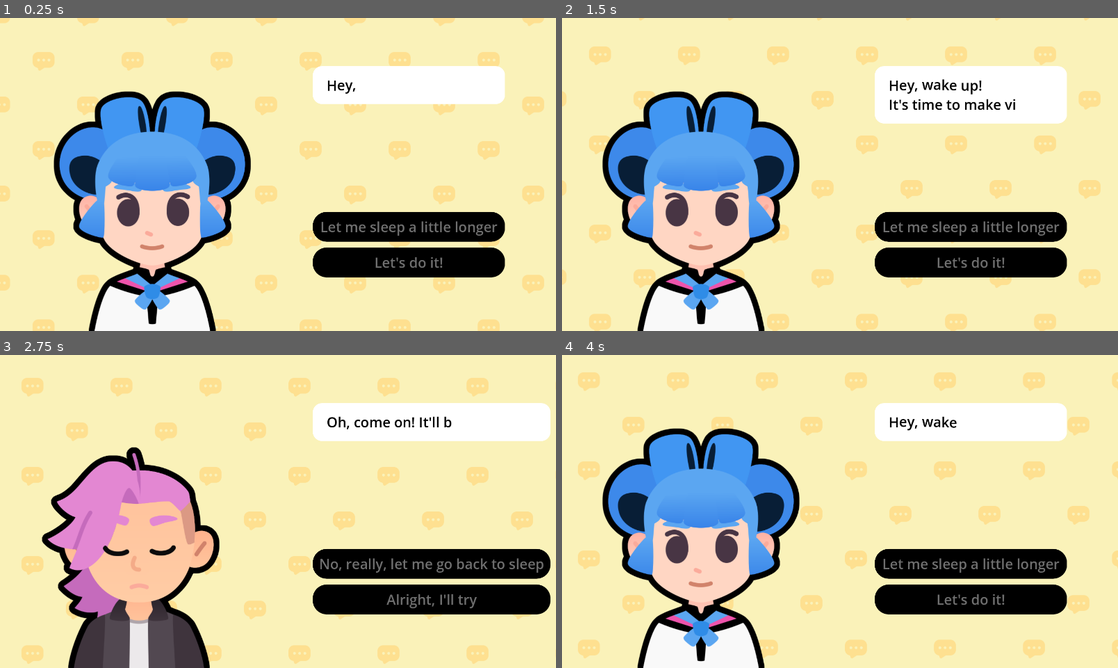
Above: before the commit, frames 1-4 (two rows, left to right).
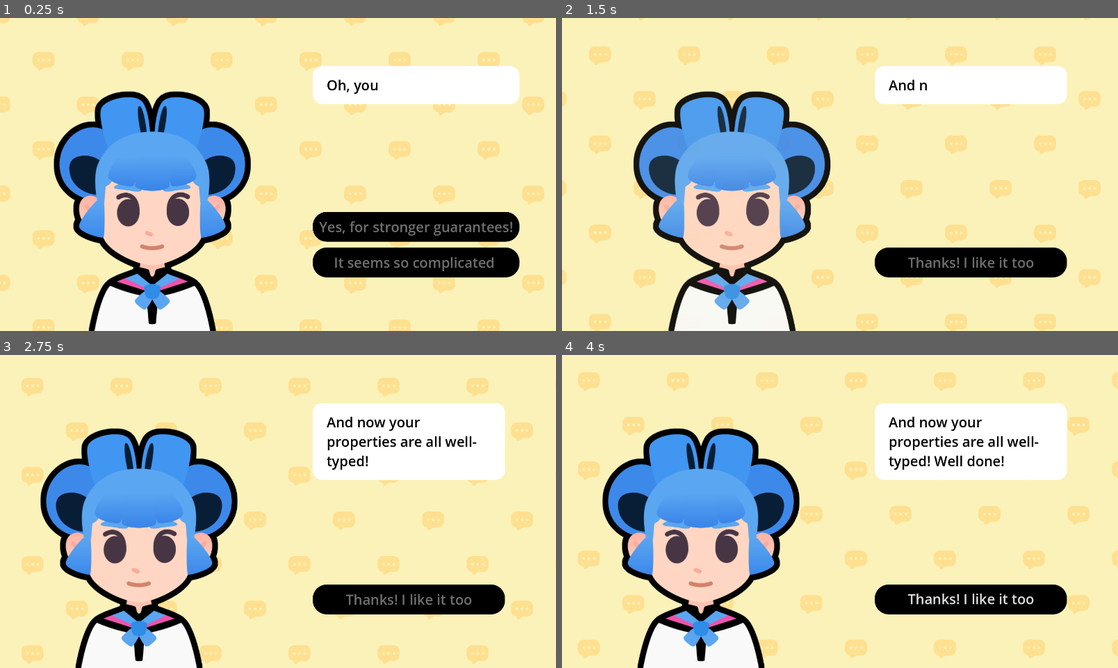
Above: after the commit, the same moments.

Repository: keliang5/2d-GameDev-Course
Game: Godot game, scene res://lessons/dialogue.tscn
The game is run twice, just before and just after one commit, with the same random seed, the same clock (stepped at 60 frames per second) and the same inputs. Sound files missing from this copy of the repository are replaced by a short silence.
Inputs (mouse positions are in pixels of both pictures, inside the frame that each line leads up to):
- Up to frame 1 (0.25 s): no input
- Up to frame 2 (1.5 s): tap Enter at 0.5 s; move the mouse to (962, 158) at 0.52 s; tap Z at 0.6 s; click (962, 158) at 0.67 s; tap Space at 0.77 s; click (979, 227) at 1.25 s, where only the run after the commit has a clickable "Yes, for stronger guarantees!"
- Up to frame 3 (2.75 s): click (411, 564) at 2 s, where only the run before the commit has a clickable "Let me sleep a little longer"
- Up to frame 4 (4 s): move the mouse to (728, 527) at 2.77 s; tap Z at 2.85 s; click (728, 527) at 2.92 s; tap Space at 3.02 s; click (995, 564) at 3.5 s, where only the run before the commit has a clickable "No, really, let me go back to…"

The runs differ from the first frame. In frame 1, 2.0% of the frame differs, in the area x 57-94%, y 15-83%; in frame 2, 23%; in frame 3, 31%, in the area x 7-99%, y 15-100%; in frame 4, 8.3%.

Commit message:
M8 L6 Complete

Diff:
--- a/M08.start_a_dialog_workbook/lessons/dialogue.gd
+++ b/M08.start_a_dialog_workbook/lessons/dialogue.gd
@@ -1,55 +1,14 @@
+@icon("res://assets/dialogue_scene_icon.svg")
 extends Control
 
-var expressions := {
-	"happy": preload ("res://assets/emotion_happy.png"),
-	"regular": preload ("res://assets/emotion_regular.png"),
-	"sad": preload ("res://assets/emotion_sad.png"),
-}
 
-var bodies := {
-	"sophia": preload ("res://assets/sophia.png"),
-	"pink": preload ("res://assets/pink.png")
-}
 
 ## An array of dictionaries. Each dictionary has three properties:
 ## - expression: a [code]Texture[/code] containing an expression
 ## - text: a [code]String[/code] containing the text the character says
 ## - character: a [code]Texture[/code] representing the character
-var dialogue_items: Array[Dictionary] = [
-	{
-		"expression": expressions["regular"],
-		"text": "[wave]Hey, wake up![/wave]\nIt's time to make video games.",
-		"character": bodies["sophia"],
-		"choices": {
-			"Let me sleep a little longer": 2,
-			"Let's do it!": 1,
-		},
-	},
-	{
-		"expression": expressions["happy"],
-		"text": "Great! Your first task will be to write a [b]dialogue tree[/b].",
-		"character": bodies["sophia"],
-		"choices": {
-			"I will do my best": 3,
-			"No, let me go back to sleep": 2,
-		},
-	},
-	{
-		"expression": expressions["sad"],
-		"text": "Oh, come on! It'll be fun.",
-		"character": bodies["pink"],
-		"choices": {
-			"No, really, let me go back to sleep": 0,
-			"Alright, I'll try": 1,
-		},
-	},
-	{
-		"expression": expressions["happy"],
-		"text": "That's the spirit! [wave]You can do it![/wave]",
-		"character": bodies["pink"],
-		"choices": {"Okay! (Quit)": - 1},
-	},
-]
+@export var dialogue_items: Array[DialogueItem] = []
+
 
 ## UI element that shows the texts
 @onready var rich_text_label: RichTextLabel = %RichTextLabel
@@ -75,10 +34,10 @@
 	# from the item, we extract the properties.
 	# We set the text to the rich text control
 	# And we set the appropriate expression texture
-	rich_text_label.text = current_item["text"]
-	expression_texture_rect.texture = current_item["expression"]
-	body.texture = current_item["character"]
-	create_buttons(current_item["choices"])
+	rich_text_label.text = current_item.text
+	expression_texture_rect.texture = current_item.expression
+	body.texture = current_item.character
+	create_buttons(current_item.choices)
 
 	# We set the initial visible ratio to the text to 0, so we can change it in the tween
 	rich_text_label.visible_ratio = 0.0
@@ -107,22 +66,22 @@
 	for button:Button in action_buttons_v_box_container.get_children():
 		button.disabled = true
 	tween.finished.connect (func()-> void:
-		for  button: Button in action_buttons_v_box_container.get_children():
+		for button: Button in action_buttons_v_box_container.get_children():
 			button.disabled = false
 		)
 
-func create_buttons(choices_data:Dictionary) -> void:
+func create_buttons(buttons_data:Array[DialogueChoice]):
 	for button in action_buttons_v_box_container.get_children():
 		button.queue_free()
-	for choice_text in choices_data:
+	for choice in buttons_data:
 		var button := Button.new()
 		action_buttons_v_box_container.add_child(button)
-		button.text = choice_text
-		var target_line_idx: int = choices_data[choice_text]
-		if target_line_idx == -1:
+		button.text = choice.text
+		if choice.is_quit == true:
 			button.pressed.connect(get_tree().quit)
 		else:
-			button.pressed.connect(show_text.bind(target_line_idx))
+			var target_line_id := choice.tagert_line_idx
+			button.pressed.connect(show_text.bind(target_line_id))
 
 
 ## Animates the character when they start talking
--- a/M08.start_a_dialog_workbook/lessons/dialogue.tscn
+++ b/M08.start_a_dialog_workbook/lessons/dialogue.tscn
@@ -1,12 +1,65 @@
-[gd_scene load_steps=9 format=3 uid="uid://chprvwfixox2y"]
+[gd_scene load_steps=19 format=3 uid="uid://chprvwfixox2y"]
 
 [ext_resource type="Theme" uid="uid://cxm3e18skt2lj" path="res://lessons/assets/main_theme.tres" id="1_frglg"]
 [ext_resource type="Script" path="res://lessons/dialogue.gd" id="2_n1q1t"]
 [ext_resource type="Shader" path="res://assets/sliding_background.gdshader" id="3_3nfwl"]
+[ext_resource type="Script" path="res://lessons/dialogue_item.gd" id="3_a0tqe"]
 [ext_resource type="Texture2D" uid="uid://bnly1gkbxw6b5" path="res://assets/bubble_pattern.png" id="4_xuy0d"]
 [ext_resource type="Texture2D" uid="uid://copkt78vgp37i" path="res://assets/sophia.png" id="5_g5y1a"]
+[ext_resource type="Script" path="res://lessons/dialogue_choice.gd" id="5_hl25c"]
 [ext_resource type="Texture2D" uid="uid://d000xjtr4iqtk" path="res://assets/emotion_regular.png" id="6_bayqr"]
 [ext_resource type="AudioStream" uid="uid://chgko4hmxwxu5" path="res://assets/talking_synth.ogg" id="7_1fga6"]
+
+[sub_resource type="Resource" id="Resource_7l8qo"]
+script = ExtResource("5_hl25c")
+text = "Yes, for stronger guarantees!"
+tagert_line_idx = 2
+is_quit = false
+
+[sub_resource type="Resource" id="Resource_x5jnb"]
+script = ExtResource("5_hl25c")
+text = "It seems so complicated "
+tagert_line_idx = 1
+is_quit = false
+
+[sub_resource type="Resource" id="Resource_d0j36"]
+script = ExtResource("3_a0tqe")
+choices = Array[ExtResource("5_hl25c")]([SubResource("Resource_7l8qo"), SubResource("Resource_x5jnb")])
+expression = ExtResource("6_bayqr")
+character = ExtResource("5_g5y1a")
+text = "Oh, you're going to use resources!"
+
+[sub_resource type="Resource" id="Resource_vtvom"]
+script = ExtResource("5_hl25c")
+text = "I know! I'm hanging on"
+tagert_line_idx = 2
+is_quit = false
+
+[sub_resource type="Resource" id="Resource_pk7lu"]
+script = ExtResource("5_hl25c")
+text = "But what should I do?"
+tagert_line_idx = 0
+is_quit = false
+
+[sub_resource type="Resource" id="Resource_c0xfp"]
+script = ExtResource("3_a0tqe")
+choices = Array[ExtResource("5_hl25c")]([SubResource("Resource_vtvom"), SubResource("Resource_pk7lu")])
+expression = ExtResource("6_bayqr")
+character = ExtResource("5_g5y1a")
+text = "I know... But by practicing over and over, it will become simpler!"
+
+[sub_resource type="Resource" id="Resource_b4av4"]
+script = ExtResource("5_hl25c")
+text = "Thanks! I like it too"
+tagert_line_idx = 0
+is_quit = true
+
+[sub_resource type="Resource" id="Resource_u54ba"]
+script = ExtResource("3_a0tqe")
+choices = Array[ExtResource("5_hl25c")]([SubResource("Resource_b4av4")])
+expression = ExtResource("6_bayqr")
+character = ExtResource("5_g5y1a")
+text = "And now your properties are all well-typed! Well done!"
 
 [sub_resource type="ShaderMaterial" id="ShaderMaterial_efgpg"]
 shader = ExtResource("3_3nfwl")
@@ -24,6 +77,7 @@
 grow_vertical = 2
 theme = ExtResource("1_frglg")
 script = ExtResource("2_n1q1t")
+dialogue_items = Array[ExtResource("3_a0tqe")]([SubResource("Resource_d0j36"), SubResource("Resource_c0xfp"), SubResource("Resource_u54ba")])
 
 [node name="Background" type="ColorRect" parent="."]
 material = SubResource("ShaderMaterial_efgpg")
--- /dev/null
+++ b/M08.start_a_dialog_workbook/lessons/dialogue_choice.gd
@@ -0,0 +1,6 @@
+@icon("res://assets/dialogue_choice_icon.svg")
+class_name DialogueChoice extends Resource
+
+@export var text := ""
+@export_range(0, 20) var tagert_line_idx := 0
+@export var is_quit := false
--- /dev/null
+++ b/M08.start_a_dialog_workbook/lessons/dialogue_item.gd
@@ -0,0 +1,5 @@
+@icon("res://assets/dialogue_item_icon.svg")
+class_name DialogueItem extends SlideShowEntry
+
+
+@export var choices: Array[DialogueChoice] = []
--- a/M08.start_a_dialog_workbook/practices/L6.P1.powered_inventory/power.gd
+++ b/M08.start_a_dialog_workbook/practices/L6.P1.powered_inventory/power.gd
@@ -1,3 +1,4 @@
 class_name Power extends Resource
 
 # You need to export one property named image with the type Texture.
+@export var image : Texture = preload("res://practices/L6.P1.powered_inventory/assets/health.svg")
--- a/M08.start_a_dialog_workbook/practices/L6.P1.powered_inventory/powered_inventory.gd
+++ b/M08.start_a_dialog_workbook/practices/L6.P1.powered_inventory/powered_inventory.gd
@@ -24,13 +24,16 @@
 
 
 func display_powerups(powerups_list: Array[Power]) -> void:
+	for button in powerups_v_box_container.get_children():
+		button.queue_free()
 	# Make sure to remove previous children before adding the new ones.
 	# Once you removed all children, loop through the powerups_list array
 	for power in powerups_list:
-		# Create a TextureRect node.
+		var power_texture_rect := TextureRect.new()
 		# Assign the power's image to the TextureRect node's `texture` property.
+		power_texture_rect.texture = power.image
 		# Then, add the TextureRect as a child of powerups_v_box_container.
-		pass
+		powerups_v_box_container.add_child(power_texture_rect)
 
 
 # Displays an item. Requires an item name
--- a/M08.start_a_dialog_workbook/practices/L6.P1.powered_inventory/powered_inventory.tscn
+++ b/M08.start_a_dialog_workbook/practices/L6.P1.powered_inventory/powered_inventory.tscn
@@ -1,10 +1,12 @@
-[gd_scene load_steps=7 format=3]
+[gd_scene load_steps=15 format=3 uid="uid://cxaakk7o5t2fp"]
 
 [ext_resource type="Shader" path="res://assets/sliding_background.gdshader" id="1_1ev13"]
-[ext_resource type="Texture2D" path="res://assets/bubble_pattern.png" id="2_j2urx"]
+[ext_resource type="Texture2D" uid="uid://bnly1gkbxw6b5" path="res://assets/bubble_pattern.png" id="2_j2urx"]
 [ext_resource type="Script" path="res://practices/L6.P1.powered_inventory/powered_inventory.gd" id="3_dy3rn"]
 [ext_resource type="Script" path="res://practices/L6.P1.powered_inventory/powered_item.gd" id="4_4203n"]
-[ext_resource type="Theme" path="res://assets/practices/practices_theme.tres" id="5_jsi46"]
+[ext_resource type="Script" path="res://practices/L6.P1.powered_inventory/power.gd" id="5_ci33c"]
+[ext_resource type="Theme" uid="uid://qk3rjf73qo8w" path="res://assets/practices/practices_theme.tres" id="5_jsi46"]
+[ext_resource type="Texture2D" uid="uid://chn4x1koooklt" path="res://practices/L6.P1.powered_inventory/assets/health.svg" id="6_31w4g"]
 
 [sub_resource type="ShaderMaterial" id="ShaderMaterial_p0ea8"]
 shader = ExtResource("1_1ev13")
@@ -13,14 +15,45 @@
 shader_parameter/pattern_size = 256.0
 shader_parameter/pattern_sampler = ExtResource("2_j2urx")
 
+[sub_resource type="Resource" id="Resource_agldm"]
+script = ExtResource("5_ci33c")
+image = ExtResource("6_31w4g")
+
+[sub_resource type="Resource" id="Resource_jjr1h"]
+script = ExtResource("4_4203n")
+text = "Shrimp"
+price = 10
+powerups_list = Array[ExtResource("5_ci33c")]([SubResource("Resource_agldm")])
+
+[sub_resource type="Resource" id="Resource_lkdsc"]
+script = ExtResource("5_ci33c")
+image = ExtResource("6_31w4g")
+
+[sub_resource type="Resource" id="Resource_0yy6n"]
+script = ExtResource("4_4203n")
+text = "Sword"
+price = 10
+powerups_list = Array[ExtResource("5_ci33c")]([SubResource("Resource_lkdsc")])
+
+[sub_resource type="Resource" id="Resource_c5qd1"]
+script = ExtResource("5_ci33c")
+image = ExtResource("6_31w4g")
+
+[sub_resource type="Resource" id="Resource_vkx1c"]
+script = ExtResource("4_4203n")
+text = "Shield"
+price = 10
+powerups_list = Array[ExtResource("5_ci33c")]([SubResource("Resource_c5qd1")])
+
 [node name="PoweredInventory" type="ColorRect"]
 material = SubResource("ShaderMaterial_p0ea8")
+anchors_preset = 15
 anchor_right = 1.0
 anchor_bottom = 1.0
 grow_horizontal = 2
 grow_vertical = 2
 script = ExtResource("3_dy3rn")
-items_list = Array[ExtResource("4_4203n")]([])
+items_list = Array[ExtResource("4_4203n")]([SubResource("Resource_jjr1h"), SubResource("Resource_0yy6n"), SubResource("Resource_vkx1c")])
 
 [node name="CenterContainer" type="CenterContainer" parent="."]
 layout_mode = 1
--- a/M08.start_a_dialog_workbook/practices/L6.P1.powered_inventory/powered_item.gd
+++ b/M08.start_a_dialog_workbook/practices/L6.P1.powered_inventory/powered_item.gd
@@ -4,4 +4,4 @@
 @export var price := 10
 # Modify the line below. Currently it is a regular array.
 # Instead, '@export' an array of `Power` resources
-var powerups_list = []
+@export var powerups_list: Array[Power] = []
